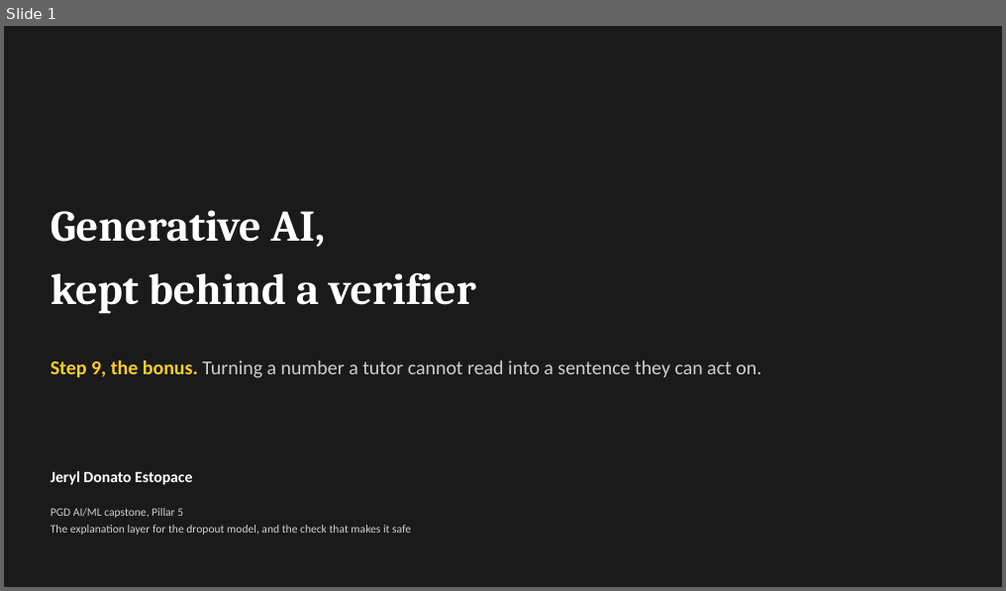
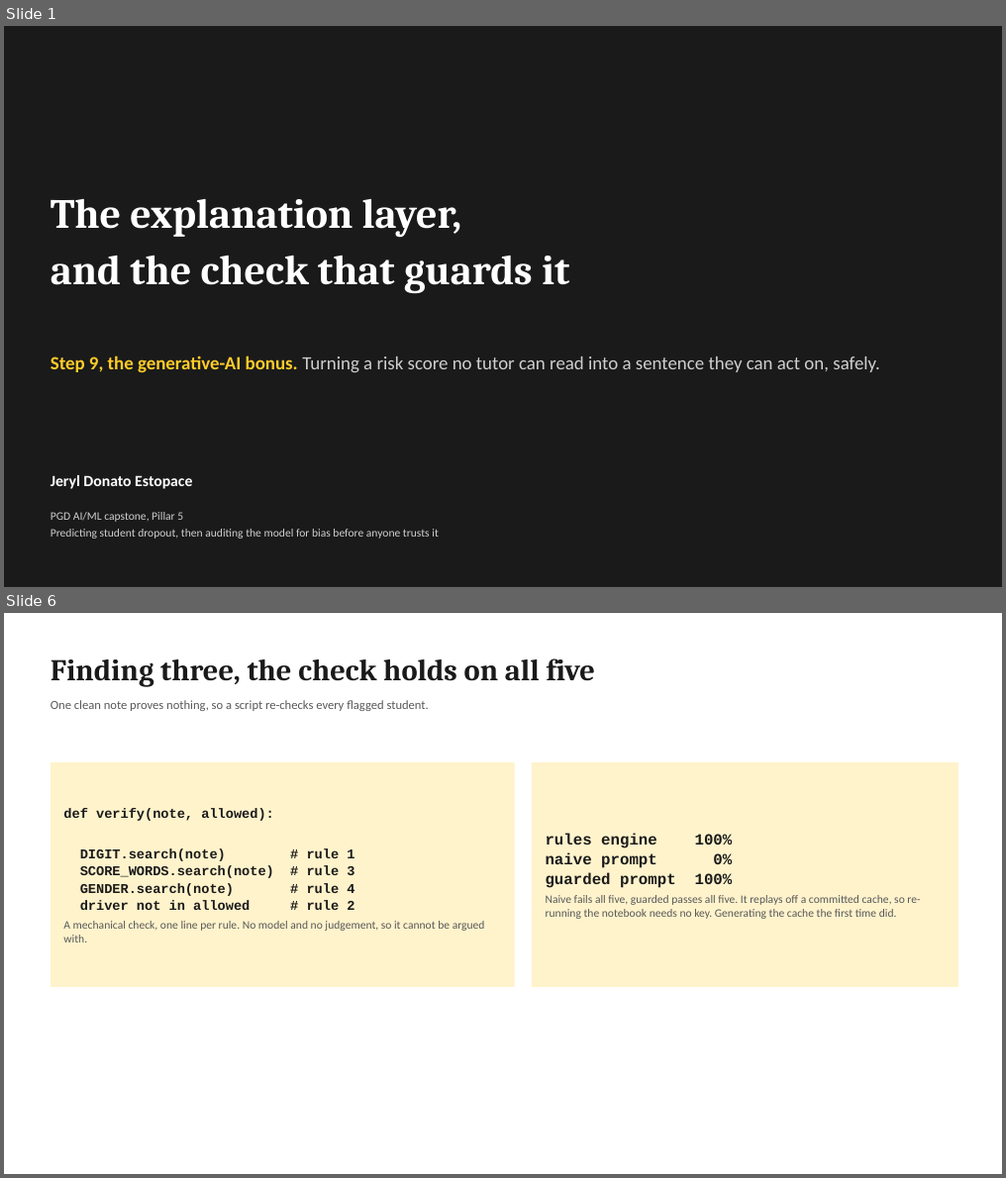
Before and after one commit to jeryldev/pgdaiml-capstone, a slide deck: presentations/genai_bonus.pptx. Shown one above the other, each under a label of ours: slide 1 before the commit, slides 1 and 6 after it; the slides between them are not shown. The pictures are 1006x591 and 1006x1178 pixels, drawn with LibreOffice and Linux fonts; fonts in the diff are those of the drawing. Boxes give left, top, right and bottom in pixels: in the first picture for what was removed or moved away, otherwise in the second. Text is boxed around its words. In the diff, an @@ line names an element or a change of style, - is before the commit and + after.

Commit message:
feat: rebuild genai bonus deck

```diff
--- a/presentations/genai_bonus.pptx
+++ b/presentations/genai_bonus.pptx
@@ slide 6 added at <box>4,613,1002,1174</box>, background #FFFFFF @@
@@ text added at <box>51,659,595,687</box>, 29 pt, text #1A1A1A, bold @@
+Finding three, the check holds on all five
@@ text added at <box>51,700,429,711</box>, 12 pt, text #595959 @@
+One clean note proves nothing, so a script re-checks every flagged student.
@@ rectangle added at <box>51,762,515,987</box>, fill #FFF3CC, 13 pt, text #1A1A1A, bold @@
+def verify(note, allowed):
+DIGIT.search(note) # rule 1
+SCORE_WORDS.search(note) # rule 3
+GENDER.search(note) # rule 4
+driver not in allowed # rule 2
+A mechanical check, one line per rule. No model and no judgement, so it cannot be argued with.
@@ rectangle added at <box>532,762,958,987</box>, fill #FFF3CC, 11 pt, text #595959 @@
+rules engine 100%
+naive prompt 0%
+guarded prompt 100%
+Naive fails all five, guarded passes all five. It replays off a committed cache, so re-running the notebook needs no key. Generating the cache the first time did.
@@ slide 1 changed as well @@
@@ text at <box>51,198,569,294</box>: text changed; size 42 to 40 pt @@
-Generative AI,
-kept behind a verifier
+The explanation layer,
+and the check that guards it
@@ text at <box>51,356,879,373</box>: text changed; size 19 to 18 pt @@
-Step 9, the bonus. Turning a number a tutor cannot read into a sentence they can act on.
+Step 9, the generative-AI bonus. Turning a risk score no tutor can read into a sentence they can act on, safely.
@@ text "Jeryl Donato Estopace": place and size @@
-text "Jeryl Donato Estopace" at <box>51,472,192,485</box>
+text "Jeryl Donato Estopace" at <box>51,475,192,489</box>
@@ text at <box>51,529,439,539</box>: text changed @@
-The explanation layer for the dropout model, and the check that makes it safe
+Predicting student dropout, then auditing the model for bias before anyone trusts it
```
Also in this commit, not shown: 1 other slide changed, 5 other slides added, 4 slides removed, 5 other files.
